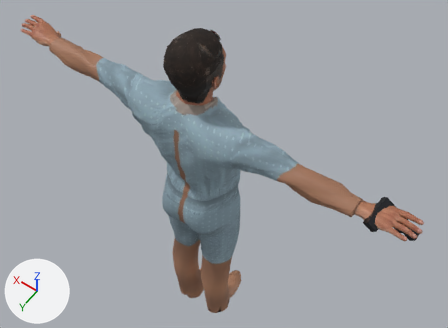
Renders of the glTF model games/hospital-escape-leaders-neon/assets/cast-pass/cole-mixamo.glb from each side of a commit.
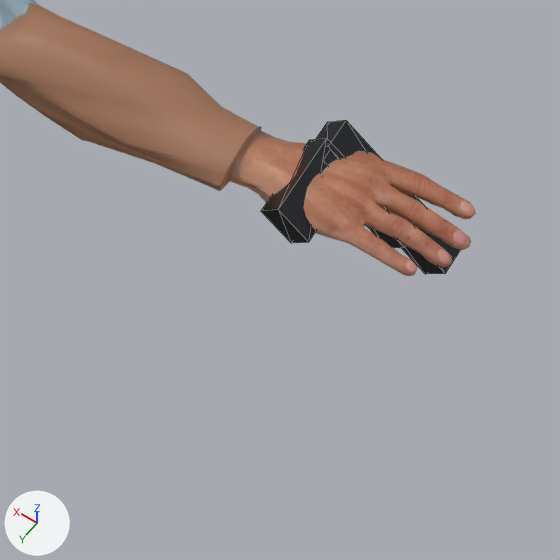
Each version is shown whole from a camera (50 mm lens) standing at (-0.955, 1.134, 3.088) and looking at (0.001, -0.205, 0.984), then close up on the part from 64% to 100% of the width and 50% to 98% of the height. Lighting does not change. The marker at lower left points along +X, +Y and +Z. The last two pictures show the newer version. The close-ups show mesh edges as thin lines. Vertices at exactly the same position are counted once.

In view in the first close-up: 'ColePistol', 'H_DDS_HighRes'.
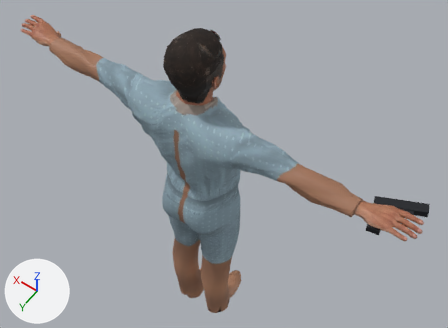
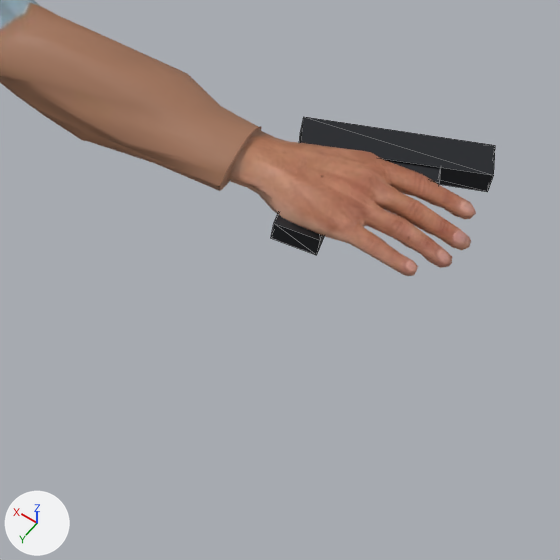
Changed parts and their boxes [x1, y1, x2, y2] in the close-ups (560 x 560 px; the box of a moved part takes in the faces that stretch with it):
'ColePistol', reshaped (12% wider, 10% shorter): before [261, 120, 460, 274]; after [271, 117, 495, 255]
part 1 of me_colepistol, moved or reshaped: before [261, 138, 338, 243]; after [271, 213, 324, 255]
part 2 of me_colepistol, moved or reshaped: before [316, 120, 460, 274]; after [299, 117, 495, 192]

The change, as a list of edits to the scene's bpy script:
```text
Change me_colepistol:
    used by ob_colepistol; location = (0.0, 0.0, 0.0)
    remove me_colepistol.from_pydata(...)  # 32 vertices, 48 faces; spans x -0.855..-0.7, y -0.08..0.045, z 1.373..1.5
    add me_colepistol.from_pydata(...)  # 32 vertices, 48 faces; spans x -0.852..-0.683, y -0.139..0.038, z 1.429..1.475
    me_colepistol part 1: the loose piece of 8 vertices spanning x -0.75..-0.7, y -0.045..0.045, z 1.442..1.498 is multiplied about its middle by the matrix ((-0.782, -0.221, -0.632), (-0.048, 0.989, -0.285), (0.668, -0.187, -0.761)), then moved by (-0.003, -0.009, -0.024)
    me_colepistol part 2
    me_colepistol.vertices[8].co: (-0.854, -0.045, 1.394) -> (-0.697, -0.047, 1.433)  # pixel (445, 273) -> not seen
    me_colepistol.vertices[9].co: (-0.855, -0.076, 1.398) -> (-0.685, -0.076, 1.435)  # not seen -> pixel (300, 133)
    me_colepistol.vertices[10].co: (-0.721, -0.034, 1.495) -> (-0.852, -0.109, 1.445)  # pixel (328, 146) -> pixel (487, 191)
    me_colepistol.vertices[11].co: (-0.722, -0.065, 1.5) -> (-0.84, -0.139, 1.447)  # pixel (346, 120) -> not seen
    me_colepistol.vertices[12].co: (-0.838, -0.048, 1.373) -> (-0.695, -0.045, 1.461)  # pixel (425, 274) -> not seen
    me_colepistol.vertices[13].co: (-0.839, -0.08, 1.378) -> (-0.683, -0.074, 1.463)  # not seen -> pixel (303, 116)
    me_colepistol.vertices[14].co: (-0.705, -0.037, 1.475) -> (-0.851, -0.107, 1.473)  # not seen -> pixel (493, 175)
    me_colepistol.vertices[15].co: (-0.706, -0.069, 1.479) -> (-0.839, -0.137, 1.475)  # pixel (327, 122) -> pixel (495, 145)
    me_colepistol.vertices[16].co: (-0.814, -0.03, 1.42) -> (-0.707, -0.035, 1.435)  # pixel (404, 247) -> not seen
    me_colepistol.vertices[17].co: (-0.815, -0.046, 1.422) -> (-0.7, -0.051, 1.436)
    me_colepistol.vertices[18].co: (-0.723, -0.022, 1.489) -> (-0.816, -0.079, 1.443)  # pixel (323, 160) -> not seen
    me_colepistol.vertices[19].co: (-0.723, -0.038, 1.492) -> (-0.809, -0.095, 1.444)
    me_colepistol.vertices[20].co: (-0.801, -0.033, 1.403) -> (-0.706, -0.033, 1.459)
    me_colepistol.vertices[21].co: (-0.801, -0.048, 1.405) -> (-0.699, -0.05, 1.46)
    me_colepistol.vertices[22].co: (-0.71, -0.025, 1.472) -> (-0.815, -0.077, 1.467)  # not seen -> pixel (439, 182)
    me_colepistol.vertices[23].co: (-0.71, -0.041, 1.474) -> (-0.808, -0.094, 1.468)
    other edits to the shape of me_colepistol do not show in these pictures
```
